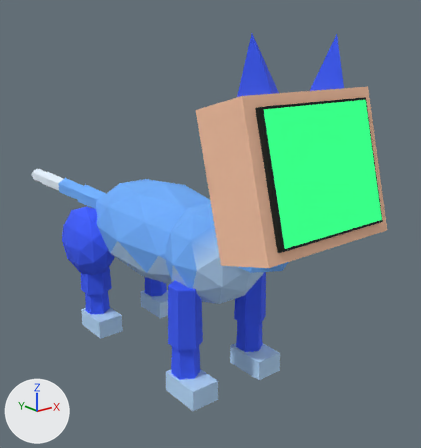
The glTF model species/cat/model.glb as it was, and as the next commit left it.
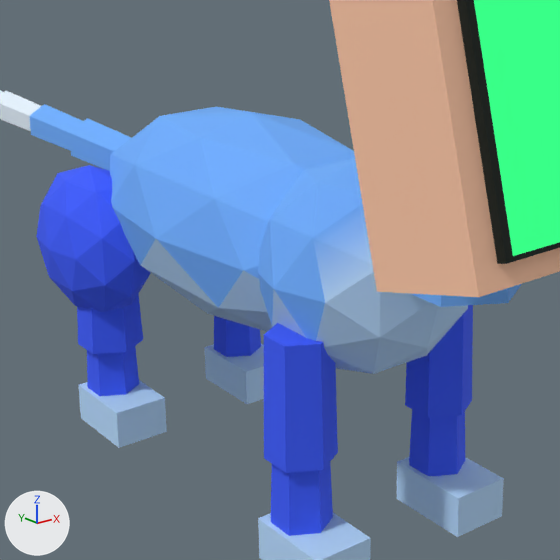
Old and new are each drawn whole from a 50 mm camera at (-0.564, -0.842, 0.552) aimed at (0.099, -0.013, 0.22) and again close up on the part from 11% to 73% of the width and 29% to 87% of the height. Lighting does not change. The marker at lower left points along +X, +Y and +Z. The older version's two pictures come first. Where no turn or scale is listed for an object, it has been applied to the vertices. Vertices at exactly the same position are counted once.

Objects in the first close-up: 'Cat', 'Face'.
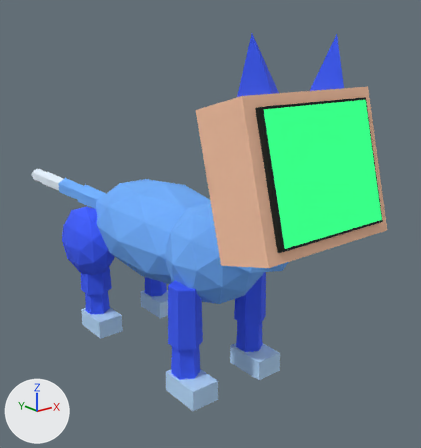
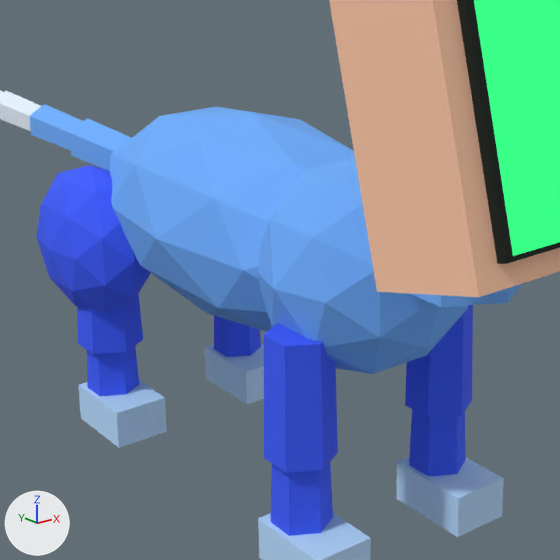
Edits to the scene script, one JSON object a line:
```json
{"block": "me_mesh_1", "where": "me_mesh_1.from_pydata(...)  # 428 vertices, 740 faces; spans x -0.12..0.12, y -0.392..0.574, z 0.0..0.562"}
{"block": "me_mesh_1", "where": "# used by ob_cat; location = (0.0, 0.0, 0.0)"}
{"block": "me_mesh_1", "change": "me_mesh_1 part 1: 76 faces centred in x -0.083..0.083, y -0.225..0.177, z 0.145..0.272 are repainted in the vertex colours; the middle colour goes from blue #b8dcff to blue #6fb0ff"}
```

What differs and where, as boxes (x1, y1, x2, y2) in the close-ups (560 x 560 px):
```json
{"part": 1, "of": "me_mesh_1", "change": "recoloured", "before": [140, 213, 468, 374], "after": [140, 213, 468, 374]}
```
